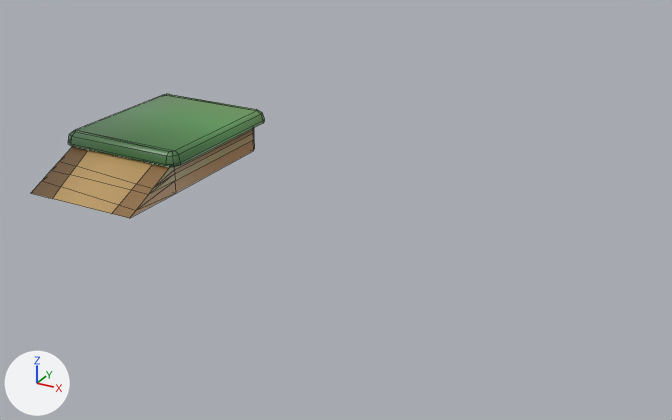
Renders of the FBX model Assets/Models/Platform_1.fbx from each side of a commit.
Before and after are seen from a 50 mm camera at (12.9, -44.0, 22.0) aimed at (-11.3, 0.1, 0.0). Arrows for +X, +Y and +Z are at lower left; the lights stay in place. Mesh edges are drawn as thin lines. Where no turn or scale is listed for an object, it has been applied to the vertices.

Names of what the first picture shows: 'Platform_1'.
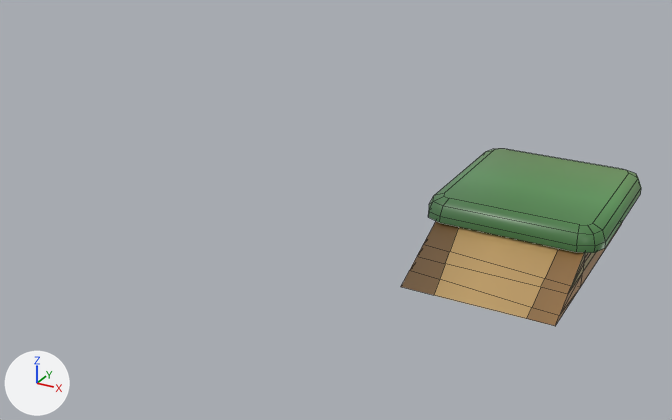
The change in detail:
me_cube_014 is used by ob_platform_1; location (-25.01, 0.0, 0.0).
me_cube_014 had 106 vertices, 119 faces and spanned x -4.4..4.4, y -6.75..7.34, z 0.0..2.75.
me_cube_014 now has 106 vertices, 103 faces and spans x -4.69..4.69, y -6.75..7.29, z 0.0..3.12.
me_cube_014 part 1: the loose piece of 48 vertices spanning x -4.4..4.4, y -3.02..7.34, z 1.91..2.75 is rebuilt with 48 vertices and now spans x -4.69..4.69, y -2.83..7.29, z 2.0..3.12.
Object 'Platform_1' (ob_platform_1) moves from (-25.01, 0.0, 0.0) to (0.0, 0.0, 0.0).

Where the change shows, as pixel boxes [x1, y1, x2, y2] in the pictures (672 x 420 px):
'Platform_1', reshaped, moved (42% taller)
    before: [31, 94, 265, 218]
    after: [401, 149, 641, 326]
part 1 of me_cube_014, rebuilt (8% wider, 42% taller)
    before: [68, 94, 265, 167]
    after: [428, 149, 641, 253]
